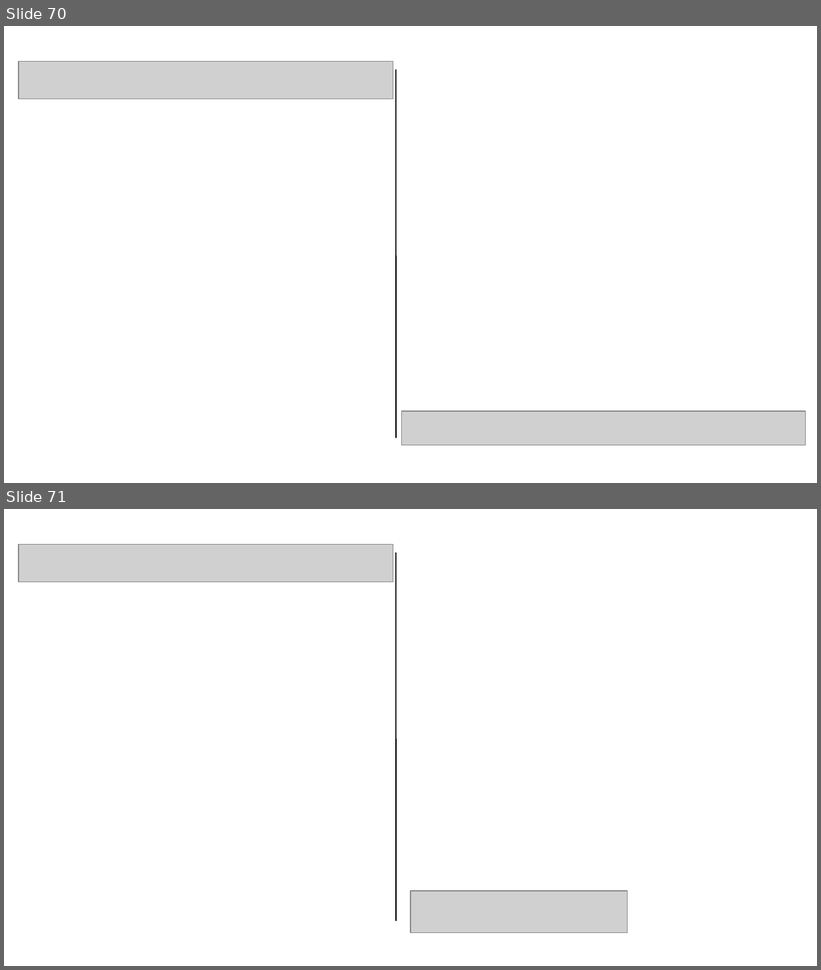
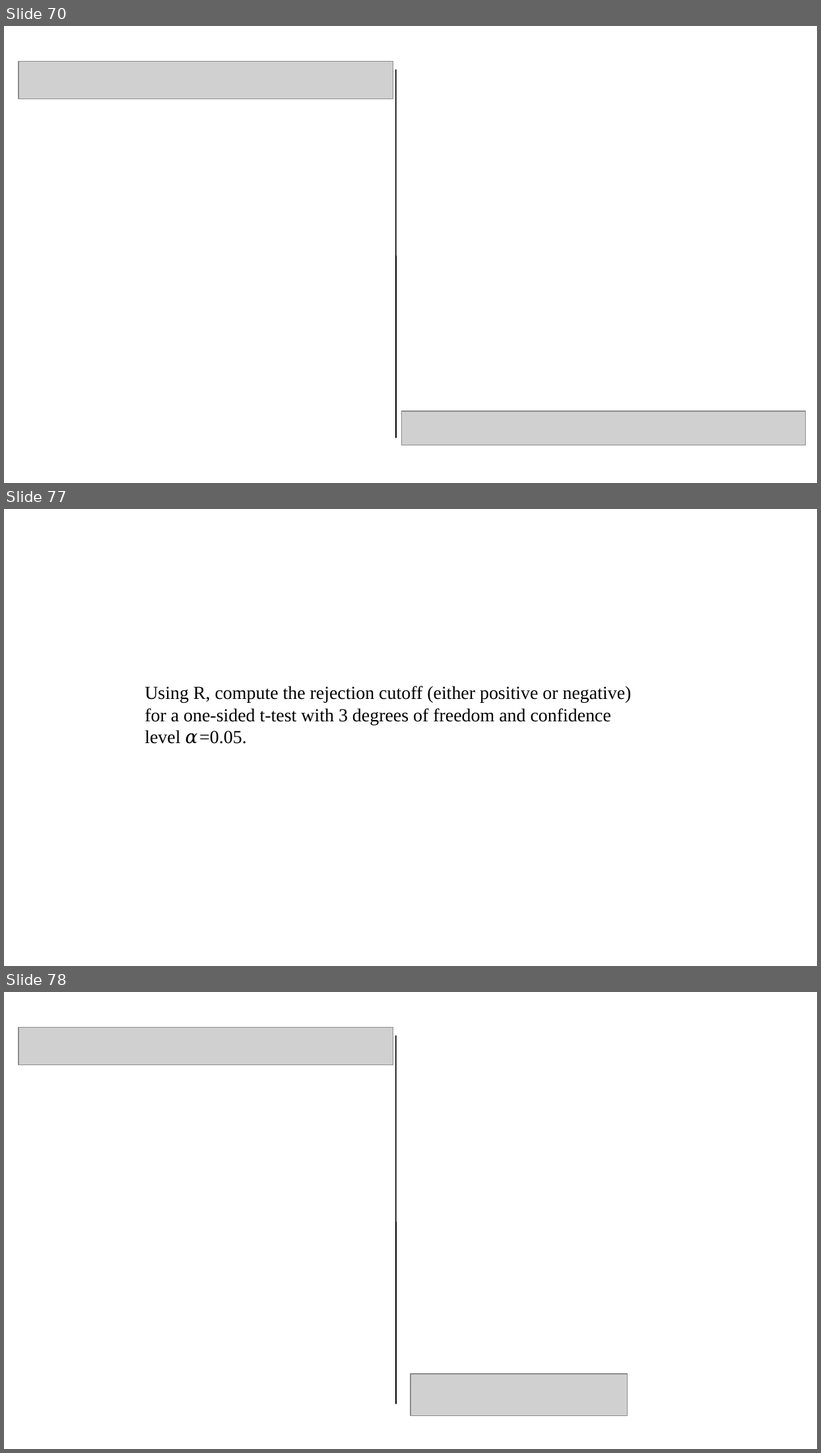
Before and after one commit to pvermees/geostats, a slide deck: slides/quizzes.odp. Shown one above the other, each under a label of ours: slides 70 and 71 before the commit, slides 70, 77 and 78 after it; the slides between them are not shown. The pictures are 821x970 and 821x1453 pixels, drawn with LibreOffice and Linux fonts; fonts in the diff are those of the drawing; grey boxes stand for pictures. Boxes give left, top, right and bottom in pixels: in the first picture for what was removed or moved away, otherwise in the second. Text is boxed around its words. In the diff, an @@ line names an element or a change of style, - is before the commit and + after.

Commit message:
Added exercises for t-test to quiz slides

```diff
--- a/slides/quizzes.odp
+++ b/slides/quizzes.odp
@@ slide 77 added at <box>4,509,817,966</box>, background #FFFFFF @@
@@ text added at <box>145,686,632,744</box>, 18 pt, text #000000 @@
+Using R, compute the rejection cutoff (either positive or negative) for a one-sided t-test with 3 degrees of freedom and confidence level 𝛼=0.05.
@@ what was slide 71 is now slide 78 @@
```
Also in this commit, not shown: 6 other slides added, 9 other files.
